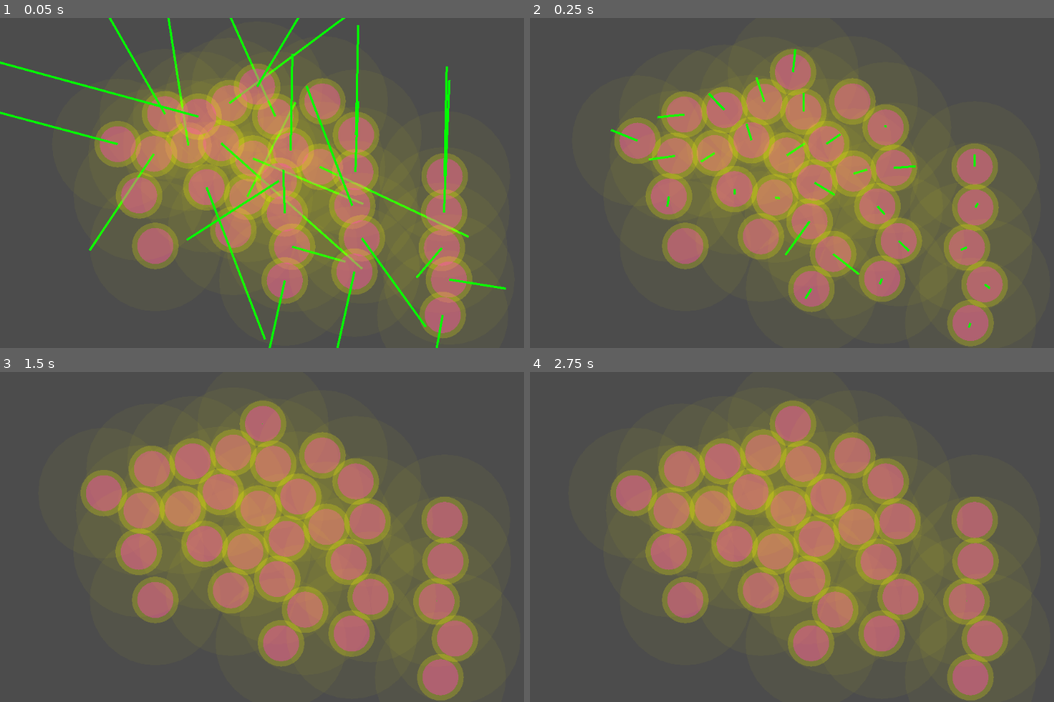
Above: before the commit, frames 1-4 (two rows, left to right).
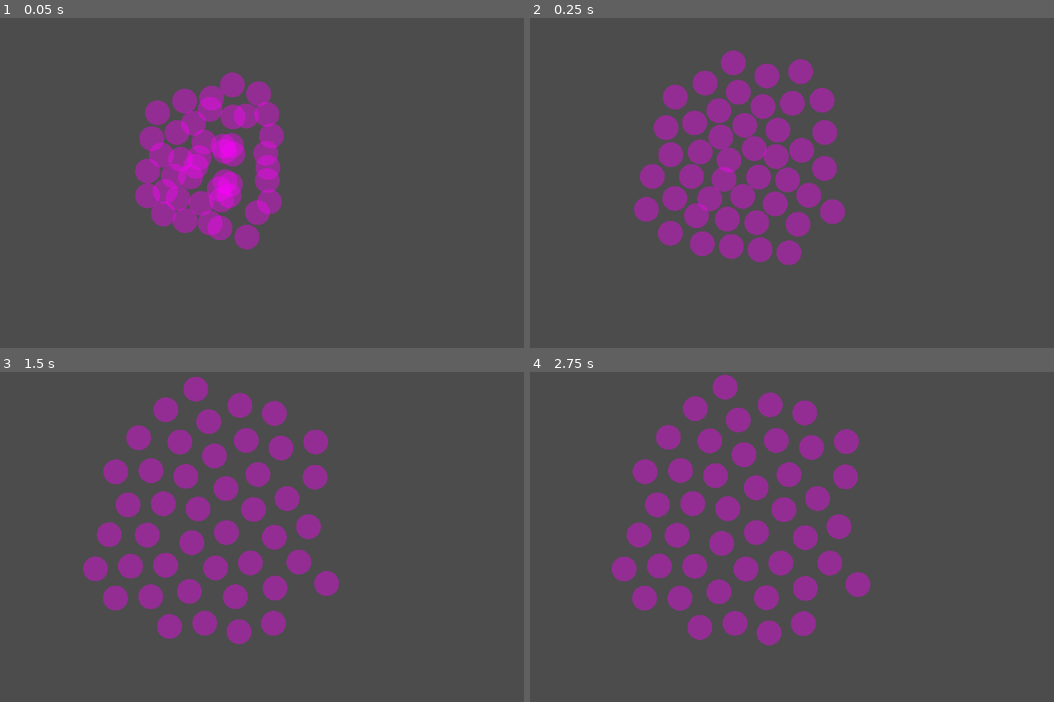
Above: after the commit, the same moments.

Repository: bnyu/godot_demo
Game: Godot game, scene res://World.tscn
Same seed, same stepped clock (60 frames per second), same inputs: the game is played once before the commit and once after it.
Inputs (mouse positions are in pixels of both pictures, inside the frame that each line leads up to):
- Up to frame 1 (0.05 s): no input
- Up to frame 2 (0.25 s): no input
- Up to frame 3 (1.5 s): move the mouse to (408, 520) at 0.52 s; hold S (ui_end, bound only after the commit) 0.53-1.25 s; click (408, 520) at 0.67 s; tap End (ui_end, bound only before the commit) at 0.8 s; drag from (167, 553) to (151, 467) at 1.27 s
- Up to frame 4 (2.75 s): move the mouse to (870, 464) at 2.02 s; hold S (ui_end, bound only after the commit) from 2.03 s (still down); click (870, 464) at 2.17 s; tap End (ui_end, bound only before the commit) at 2.3 s

The runs differ from the first frame. In frame 1, 38% of the frame differs, in the area x 0-97%, y 0-100%; in frame 2, 39%; in frame 3, 42%; in frame 4, 42%, in the area x 15-92%, y 0-100%.

Commit message:
spread out

Diff:
--- a/Unit2D.gd
+++ b/Unit2D.gd
@@ -2,7 +2,7 @@
 
 var DEBUG_DRAW = true
 
-export var speed: float = 400  # Unit2D speed.
+export var speed: float = 500  # Unit2D speed.
 
 var target_radius: float = 100  # Stop when this close to target.
 var keep_radius: float = 100  # Stop when this close to target.
@@ -18,15 +18,13 @@
 var avoid_velocity: Vector2 = Vector2.ZERO
 var velocity: Vector2 = Vector2.ZERO
 
-var keep_dis: bool = false
 var no_avoid: bool = false
 
 func _ready() -> void:
 	body_radius = $Shape.shape.radius
 	move_keep_radius = $MoveSpace/Shape.shape.radius
 	rest_keep_radius = $RestSpace/Shape.shape.radius
-	target_radius = rest_keep_radius
-	keep_radius = move_keep_radius
+	target_radius = body_radius/4
 
 func _physics_process(delta) -> void:
 	move_process(delta)
@@ -34,42 +32,25 @@
 
 func move_process(delta: float) -> void:
 	if to_target:
-		var dis = position.distance_to(target)
-		if dis < target_radius:
+		if position.distance_to(target) < target_radius:
 			to_target = false
-			keep_dis = false
 			going_velocity = Vector2.ZERO
 		else:
-			going_velocity = position.direction_to(target)
-			if dis < keep_radius:
-				keep_dis = false
-			else:
-				var ng = get_going_velocity()
-				if ng.length() > 0:
-					var nng = (going_velocity + ng).normalized()
-					var f = nng.dot(going_velocity)
-					if f >= 0:
-						going_velocity = nng
-					else:
-						going_velocity = nng + going_velocity * (-f)
+			going_velocity = position.direction_to(target) + get_going_velocity()/3
 
 	if no_avoid:
 		avoid_velocity = Vector2.ZERO
 	else:
 		avoid_velocity = get_avoid_velocity()
 	velocity = going_velocity + avoid_velocity
-	if to_target:
-		velocity = velocity.normalized()
 	var v_len = velocity.length()
-	if v_len > 1.01:
-		velocity = velocity.normalized()
 	if v_len > 0:
 		var collision = move_and_collide(velocity * speed * delta)
 		if collision:
-			if to_target and collision.collider and collision.collider.target == target and !collision.collider.to_target:
-				keep_dis = false
-				to_target = false
-				going_velocity = Vector2.ZERO
+			if to_target and collision.collider and collision.collider.target == target:
+				if !collision.collider.to_target or collision.collider.position.distance_to(target) < 2*body_radius:
+					to_target = false
+					going_velocity = Vector2.ZERO
 
 func get_going_velocity() -> Vector2:
 	return cal_avoid($MoveSpace.get_overlapping_bodies(), move_keep_radius, true)
@@ -81,7 +62,7 @@
 	var result = Vector2.ZERO
 	var keep_distance = space_radius - body_radius
 	for n in neighbors:
-		if is_move_space and not n.keep_dis:
+		if is_move_space and not n.to_target:
 			continue
 		var distance: float = n.position.distance_to(position)
 		if distance == 0:
@@ -96,7 +77,6 @@
 
 func set_target(value):
 	target = value
-	keep_dis = true
 	to_target = true
 
 func _draw():
@@ -104,8 +84,8 @@
 	if !DEBUG_DRAW:
 		return
 	draw_circle(Vector2.ZERO, body_radius, Color(1, 0, 1, 0.4))
-	draw_circle(Vector2.ZERO, move_keep_radius, Color(1, 1, 0, 0.04))
-	draw_circle(Vector2.ZERO, rest_keep_radius, Color(1, 1, 0, 0.2))
-	draw_line(Vector2.ZERO, going_velocity.rotated(-rotation)*speed, Color(0, 0, 1), 2)
-	draw_line(Vector2.ZERO, avoid_velocity.rotated(-rotation)*speed, Color(1, 0, 0), 4)
-	draw_line(Vector2.ZERO, velocity.rotated(-rotation)*speed, Color(0, 1, 0), 4)
+	#draw_circle(Vector2.ZERO, move_keep_radius, Color(1, 1, 0, 0.04))
+	#draw_circle(Vector2.ZERO, rest_keep_radius, Color(1, 1, 0, 0.2))
+	#draw_line(Vector2.ZERO, going_velocity.rotated(-rotation)*speed, Color(0, 0, 1), 2)
+	#draw_line(Vector2.ZERO, avoid_velocity.rotated(-rotation)*speed, Color(1, 0, 0), 4)
+	#draw_line(Vector2.ZERO, velocity.rotated(-rotation)*speed, Color(0, 1, 0), 4)
--- a/Unit2D.tscn
+++ b/Unit2D.tscn
@@ -3,13 +3,13 @@
 [ext_resource path="res://Unit2D.gd" type="Script" id=1]
 
 [sub_resource type="CircleShape2D" id=1]
-radius = 32.725
+radius = 22.6007
 
 [sub_resource type="CircleShape2D" id=2]
-radius = 42.3697
+radius = 41.5493
 
 [sub_resource type="CircleShape2D" id=3]
-radius = 119.015
+radius = 93.6528
 
 [node name="Unit2D" type="KinematicBody2D"]
 script = ExtResource( 1 )
--- a/World.gd
+++ b/World.gd
@@ -29,6 +29,10 @@
 		elif event.button_index == BUTTON_RIGHT:
 			for item in selected:
 				item.collider.target = event.position
+	elif event.is_action_pressed("ui_end"):
+			for item in selected:
+				item.collider.to_target = false
+				item.collider.target = item.collider.position
 
 
 
--- a/World.tscn
+++ b/World.tscn
@@ -9,95 +9,131 @@
 [node name="Unit2D" parent="." instance=ExtResource( 2 )]
 position = Vector2( 341, 228 )
 
-[node name="Unit2D2" parent="." instance=ExtResource( 2 )]
-position = Vector2( 281, 242 )
-
 [node name="Unit2D3" parent="." instance=ExtResource( 2 )]
 position = Vector2( 313.755, 190.407 )
 
 [node name="Unit2D4" parent="." instance=ExtResource( 2 )]
-position = Vector2( 440.695, 186.551 )
+position = Vector2( 432.838, 171.959 )
 
 [node name="Unit2D5" parent="." instance=ExtResource( 2 )]
 position = Vector2( 424.593, 305.49 )
 
-[node name="Unit2D6" parent="." instance=ExtResource( 2 )]
-position = Vector2( 220.326, 230.918 )
-
-[node name="Unit2D7" parent="." instance=ExtResource( 2 )]
-position = Vector2( 281.49, 414.409 )
-
-[node name="Unit2D8" parent="." instance=ExtResource( 2 )]
-position = Vector2( 252.121, 322.47 )
-
 [node name="Unit2D9" parent="." instance=ExtResource( 2 )]
-position = Vector2( 426.409, 268.796 )
+position = Vector2( 418.552, 254.204 )
 
 [node name="Unit2D10" parent="." instance=ExtResource( 2 )]
-position = Vector2( 484.675, 193.204 )
+position = Vector2( 476.818, 178.612 )
 
 [node name="Unit2D11" parent="." instance=ExtResource( 2 )]
-position = Vector2( 424.675, 207.204 )
-
-[node name="Unit2D12" parent="." instance=ExtResource( 2 )]
-position = Vector2( 457.43, 155.611 )
-
-[node name="Unit2D13" parent="." instance=ExtResource( 2 )]
-position = Vector2( 584.37, 151.755 )
-
-[node name="Unit2D14" parent="." instance=ExtResource( 2 )]
-position = Vector2( 568.268, 270.694 )
+position = Vector2( 416.818, 192.612 )
 
 [node name="Unit2D15" parent="." instance=ExtResource( 2 )]
 position = Vector2( 364.001, 196.122 )
 
-[node name="Unit2D16" parent="." instance=ExtResource( 2 )]
-position = Vector2( 425.165, 379.613 )
-
 [node name="Unit2D17" parent="." instance=ExtResource( 2 )]
 position = Vector2( 395.796, 287.674 )
 
+[node name="Unit2D33" parent="." instance=ExtResource( 2 )]
+position = Vector2( 324.163, 286.368 )
+
+[node name="Unit2D36" parent="." instance=ExtResource( 2 )]
+position = Vector2( 416.001, 230.327 )
+
+[node name="Unit2D41" parent="." instance=ExtResource( 2 )]
+position = Vector2( 409.572, 327.164 )
+
+[node name="Unit2D42" parent="." instance=ExtResource( 2 )]
+position = Vector2( 459.981, 236.98 )
+
+[node name="Unit2D43" parent="." instance=ExtResource( 2 )]
+position = Vector2( 399.981, 250.98 )
+
+[node name="Unit2D44" parent="." instance=ExtResource( 2 )]
+position = Vector2( 432.736, 199.387 )
+
+[node name="Unit2D47" parent="." instance=ExtResource( 2 )]
+position = Vector2( 347.164, 254.49 )
+
+[node name="Unit2D49" parent="." instance=ExtResource( 2 )]
+position = Vector2( 378.959, 346.042 )
+
+[node name="Unit2D2" parent="." instance=ExtResource( 2 )]
+position = Vector2( 300.591, 220.143 )
+
+[node name="Unit2D6" parent="." instance=ExtResource( 2 )]
+position = Vector2( 285.693, 317.245 )
+
+[node name="Unit2D7" parent="." instance=ExtResource( 2 )]
+position = Vector2( 392.429, 164.102 )
+
+[node name="Unit2D8" parent="." instance=ExtResource( 2 )]
+position = Vector2( 384.184, 297.633 )
+
+[node name="Unit2D12" parent="." instance=ExtResource( 2 )]
+position = Vector2( 378.143, 246.347 )
+
+[node name="Unit2D13" parent="." instance=ExtResource( 2 )]
+position = Vector2( 436.409, 170.755 )
+
+[node name="Unit2D14" parent="." instance=ExtResource( 2 )]
+position = Vector2( 399.981, 220.674 )
+
+[node name="Unit2D16" parent="." instance=ExtResource( 2 )]
+position = Vector2( 323.592, 188.265 )
+
 [node name="Unit2D18" parent="." instance=ExtResource( 2 )]
-position = Vector2( 805.801, 293.49 )
+position = Vector2( 355.387, 279.817 )
+
+[node name="Unit2D34" parent="." instance=ExtResource( 2 )]
+position = Vector2( 283.754, 278.511 )
+
+[node name="Unit2D37" parent="." instance=ExtResource( 2 )]
+position = Vector2( 375.592, 222.47 )
+
+[node name="Unit2D45" parent="." instance=ExtResource( 2 )]
+position = Vector2( 369.163, 319.307 )
+
+[node name="Unit2D46" parent="." instance=ExtResource( 2 )]
+position = Vector2( 419.572, 229.123 )
+
+[node name="Unit2D48" parent="." instance=ExtResource( 2 )]
+position = Vector2( 367.429, 257.715 )
+
+[node name="Unit2D50" parent="." instance=ExtResource( 2 )]
+position = Vector2( 392.327, 191.53 )
+
+[node name="Unit2D51" parent="." instance=ExtResource( 2 )]
+position = Vector2( 306.755, 246.633 )
 
 [node name="Unit2D19" parent="." instance=ExtResource( 2 )]
-position = Vector2( 804.679, 361.96 )
+position = Vector2( 349.98, 309.94 )
+
+[node name="Unit2D38" parent="." instance=ExtResource( 2 )]
+position = Vector2( 424.981, 312.267 )
+
+[node name="Unit2D53" parent="." instance=ExtResource( 2 )]
+position = Vector2( 468.961, 318.92 )
+
+[node name="Unit2D54" parent="." instance=ExtResource( 2 )]
+position = Vector2( 408.961, 332.92 )
 
 [node name="Unit2D20" parent="." instance=ExtResource( 2 )]
-position = Vector2( 804.679, 418.083 )
+position = Vector2( 309.571, 302.082 )
 
 [node name="Unit2D21" parent="." instance=ExtResource( 2 )]
-position = Vector2( 808.046, 470.839 )
+position = Vector2( 387.123, 328.286 )
 
 [node name="Unit2D22" parent="." instance=ExtResource( 2 )]
-position = Vector2( 803.556, 529.207 )
+position = Vector2( 408.961, 302.613 )
 
-[node name="Unit2D23" parent="." instance=ExtResource( 2 )]
-position = Vector2( 519.573, 230.632 )
+[node name="Unit2D39" parent="." instance=ExtResource( 2 )]
+position = Vector2( 384.572, 304.409 )
 
-[node name="Unit2D24" parent="." instance=ExtResource( 2 )]
-position = Vector2( 518.451, 299.102 )
+[node name="Unit2D55" parent="." instance=ExtResource( 2 )]
+position = Vector2( 428.552, 311.062 )
 
-[node name="Unit2D25" parent="." instance=ExtResource( 2 )]
-position = Vector2( 518.451, 355.225 )
+[node name="Unit2D56" parent="." instance=ExtResource( 2 )]
+position = Vector2( 315.735, 328.572 )
 
-[node name="Unit2D26" parent="." instance=ExtResource( 2 )]
-position = Vector2( 521.818, 407.981 )
-
-[node name="Unit2D27" parent="." instance=ExtResource( 2 )]
-position = Vector2( 517.328, 466.349 )
-
-[node name="Unit2D28" parent="." instance=ExtResource( 2 )]
-position = Vector2( 645.289, 218.285 )
-
-[node name="Unit2D29" parent="." instance=ExtResource( 2 )]
-position = Vector2( 644.167, 286.755 )
-
-[node name="Unit2D30" parent="." instance=ExtResource( 2 )]
-position = Vector2( 644.167, 342.878 )
-
-[node name="Unit2D31" parent="." instance=ExtResource( 2 )]
-position = Vector2( 647.534, 395.634 )
-
-[node name="Unit2D32" parent="." instance=ExtResource( 2 )]
-position = Vector2( 643.044, 454.002 )
+[node name="Unit2D52" parent="." instance=ExtResource( 2 )]
+position = Vector2( 338.55, 338.185 )
--- a/project.godot
+++ b/project.godot
@@ -19,6 +19,14 @@
 run/main_scene="res://World.tscn"
 config/icon="res://icon.png"
 
+[input]
+
+ui_end={
+"deadzone": 0.5,
+"events": [ Object(InputEventKey,"resource_local_to_scene":false,"resource_name":"","device":0,"alt":false,"shift":false,"control":false,"meta":false,"command":false,"pressed":false,"scancode":83,"unicode":0,"echo":false,"script":null)
+ ]
+}
+
 [physics]
 
 2d/default_gravity=0
